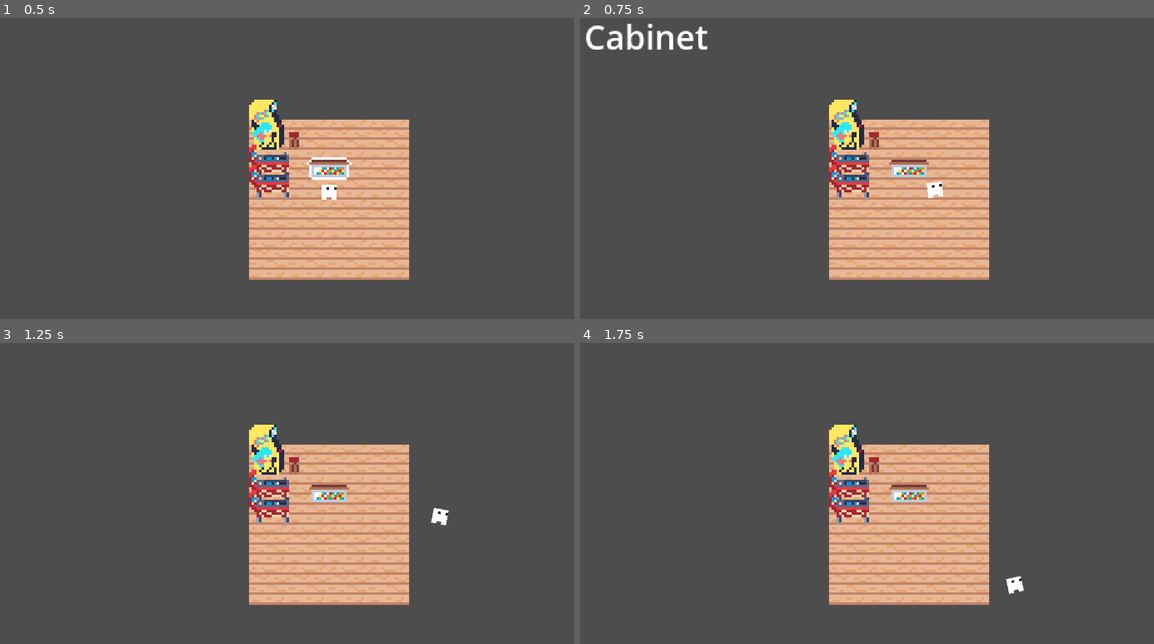
Above: before the commit, frames 1-4 (two rows, left to right).
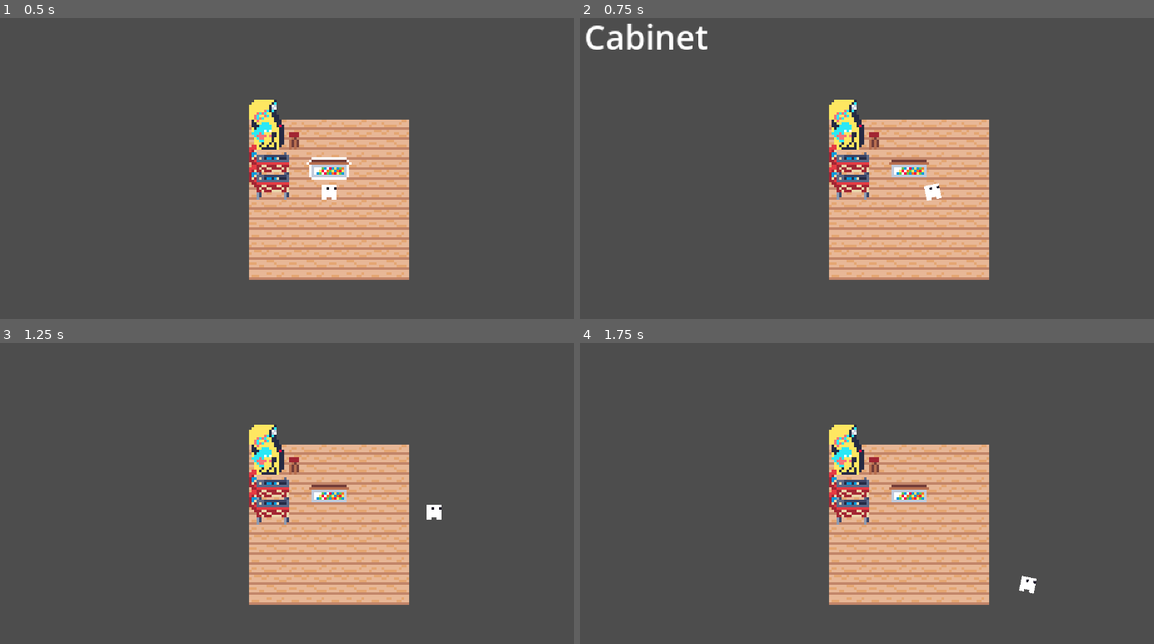
Above: after the commit, the same moments.

Repository: noahpete/arcade_manager
Game: Godot game, scene res://scenes/main/main.tscn
Two runs of this game, one before a commit and one after it. Both use one fixed random seed, a clock stepped at 60 frames per second and the inputs below.
Inputs (mouse positions are in pixels of both pictures, inside the frame that each line leads up to):
- Up to frame 1 (0.5 s): no input
- Up to frame 2 (0.75 s): tap Enter at 0.5 s; move the mouse to (1056, 180) at 0.52 s; hold D (right) from 0.53 s (still down); hold E (interact) from 0.53 s (still down); click (1056, 180) at 0.67 s
- Up to frame 3 (1.25 s): keep holding D (right); keep holding E (interact)
- Up to frame 4 (1.75 s): move the mouse to (775, 544) at 1.27 s; release D (right) at 1.28 s; release E (interact) at 1.28 s; hold S (down) from 1.28 s (still down); tap I at 1.35 s

Frame 1 is identical in both runs. In frame 2, 0.1% of the frame differs, in the area x 59-64%, y 54-61%; in frame 3, 0.2%; in frame 4, 0.2%, in the area x 74-80%, y 77-84%.

Commit message:
Adjust Player walk speed

Diff:
--- a/scenes/player/player.tscn
+++ b/scenes/player/player.tscn
@@ -32,7 +32,7 @@
 
 [sub_resource type="Animation" id="Animation_8afob"]
 resource_name = "walk"
-length = 0.32
+length = 0.27999999999999997
 loop_mode = 1
 step = 0.01
 tracks/0/type = "value"
@@ -42,7 +42,7 @@
 tracks/0/interp = 2
 tracks/0/loop_wrap = true
 tracks/0/keys = {
-"times": PackedFloat32Array(0, 0.08, 0.16, 0.24),
+"times": PackedFloat32Array(0, 0.07, 0.14, 0.21),
 "transitions": PackedFloat32Array(1, 1, 1, 1),
 "update": 0,
 "values": [Vector2(0, -2), Vector2(2, 0), Vector2(0, -2), Vector2(-2, 0)]
@@ -54,7 +54,7 @@
 tracks/1/interp = 2
 tracks/1/loop_wrap = true
 tracks/1/keys = {
-"times": PackedFloat32Array(0, 0.08, 0.16, 0.24),
+"times": PackedFloat32Array(0, 0.07, 0.14, 0.21),
 "transitions": PackedFloat32Array(1, 1, 1, 1),
 "update": 0,
 "values": [0.0, 0.20943952, 0.0, -0.20943952]
